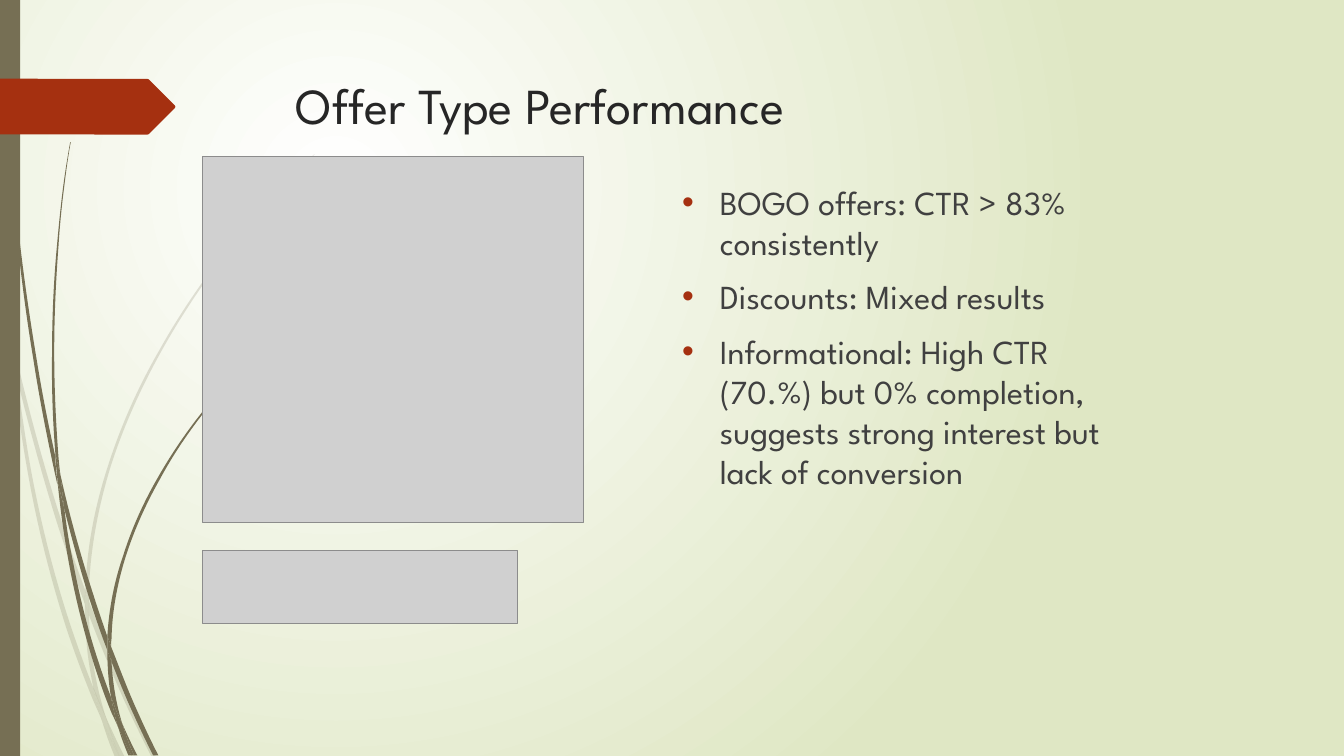
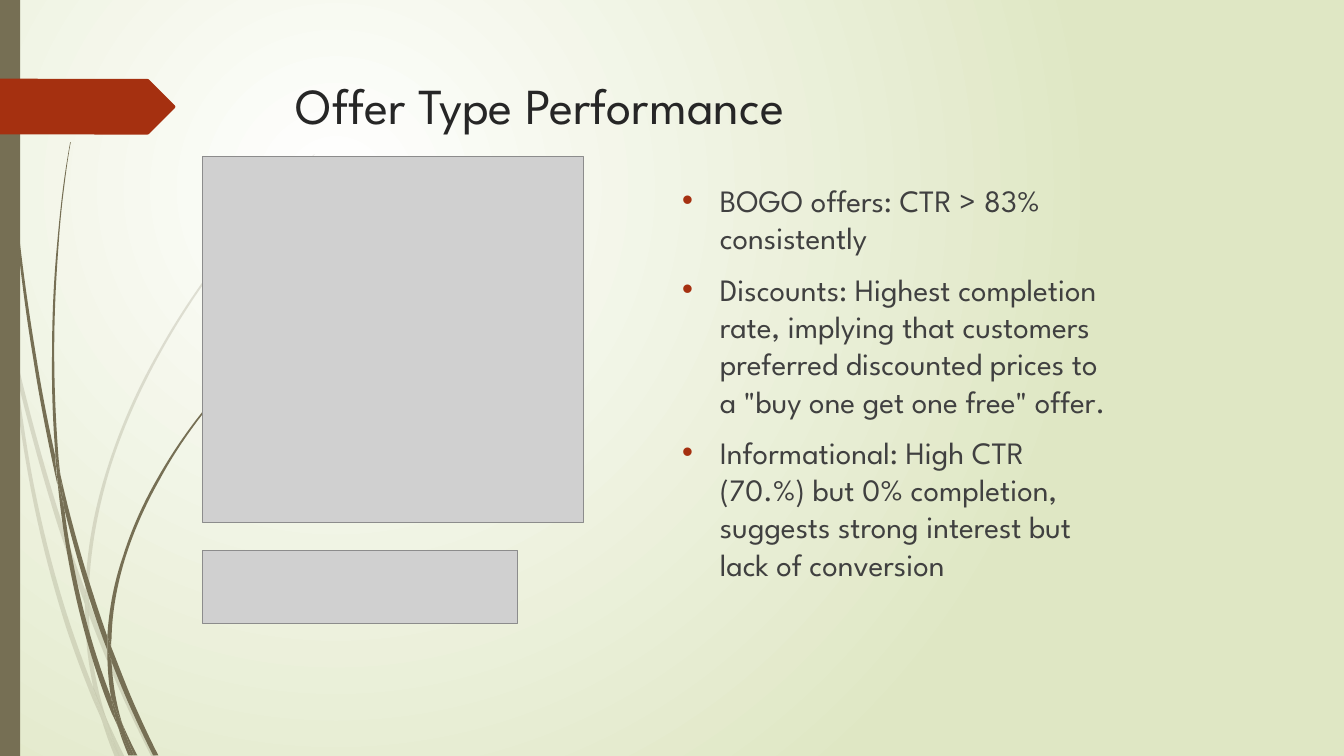
Before and after one commit to lamphenomenal/cafe-offers-rewards, a slide deck: slide 7 of Cafe Rewards Offers Dashboard2.pptx. Drawn at 1344x756 pixels with LibreOffice and Linux fonts; fonts in the diff are those of the drawing; grey boxes stand for pictures. Boxes give left, top, right and bottom in pixels: in the first picture for what was removed or moved away, otherwise in the second. Text is boxed around its words. In the diff, an @@ line names an element or a change of style, - is before the commit and + after.

```diff
--- a/Cafe Rewards Offers Dashboard2.pptx
+++ b/Cafe Rewards Offers Dashboard2.pptx
@@ text at (720,190,1071,577): size 24 to 22.2 pt in "BOGO offers: CTR > 83% consistently", "Informational: High CTR (70.%) but 0% completion, ..." @@
@@ text at (720,279,1105,420): text changed; size 24 to 22.2 pt @@
-• Discounts: Mixed results
+• Discounts: Highest completion rate, implying that customers preferred discounted prices to a "buy one get one free" offer.
```
